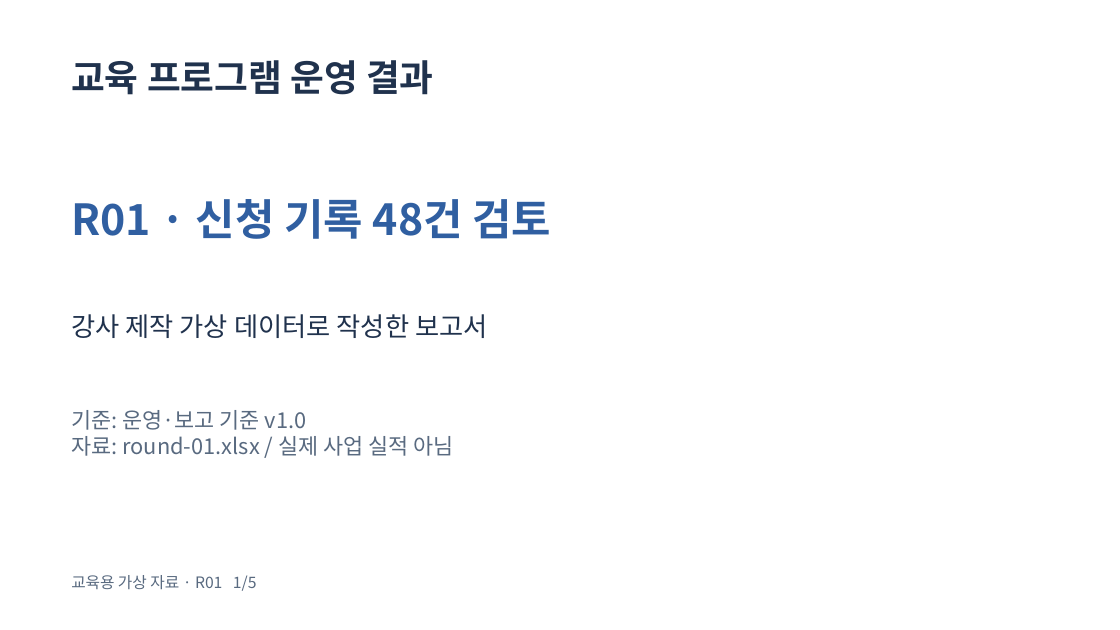
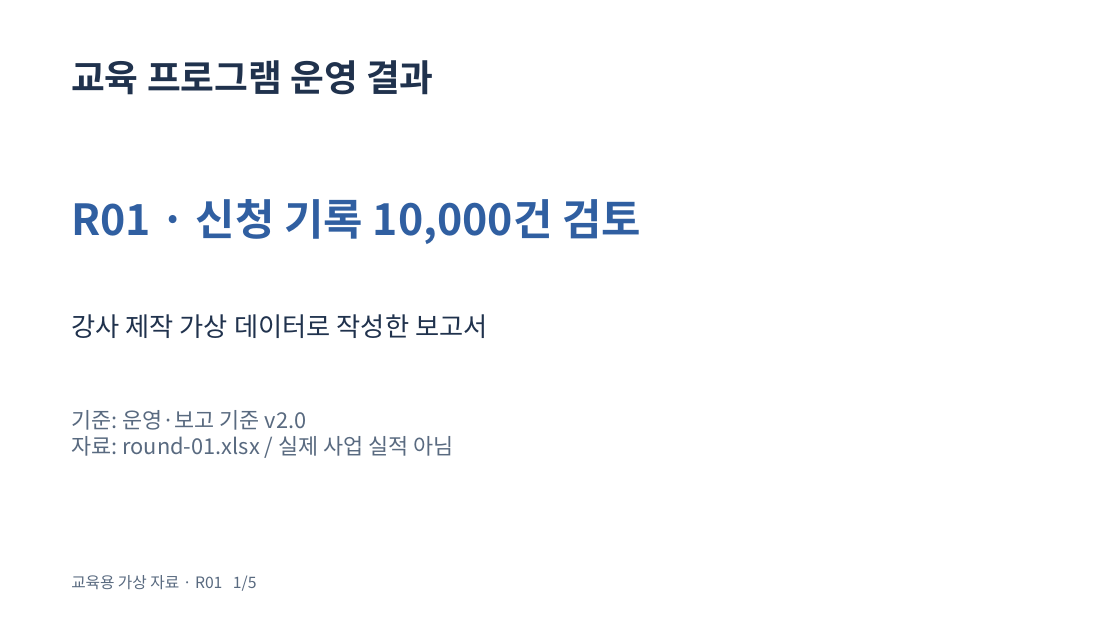
Before and after one commit to zeusk302-png/ulsan-ai-workshop, a slide deck: slide 1 of public/automation/examples/round-01-report.pptx. Drawn at 1120x630 pixels with LibreOffice and Linux fonts; fonts in the diff are those of the drawing. Boxes give left, top, right and bottom in pixels: in the first picture for what was removed or moved away, otherwise in the second. Text is boxed around its words. In the diff, an @@ line names an element or a change of style, - is before the commit and + after.

```diff
--- a/public/automation/examples/round-01-report.pptx
+++ b/public/automation/examples/round-01-report.pptx
@@ text at (71, 199, 641, 244): text changed @@
-R01 · 신청 기록 48건 검토
+R01 · 신청 기록 10,000건 검토
@@ text at (71, 410, 307, 430): text changed @@
-기준: 운영·보고 기준 v1.0
+기준: 운영·보고 기준 v2.0
```
Also in this commit, not shown: 4 other slides changed, 39 other files.
